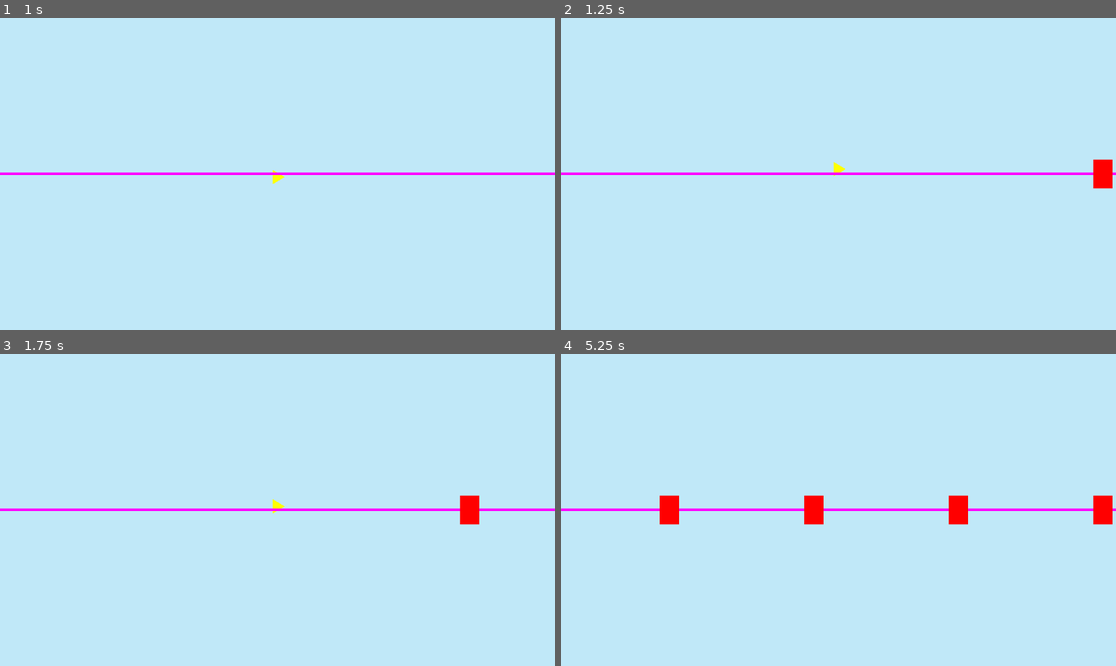
Above: before the commit, frames 1-4 (two rows, left to right).
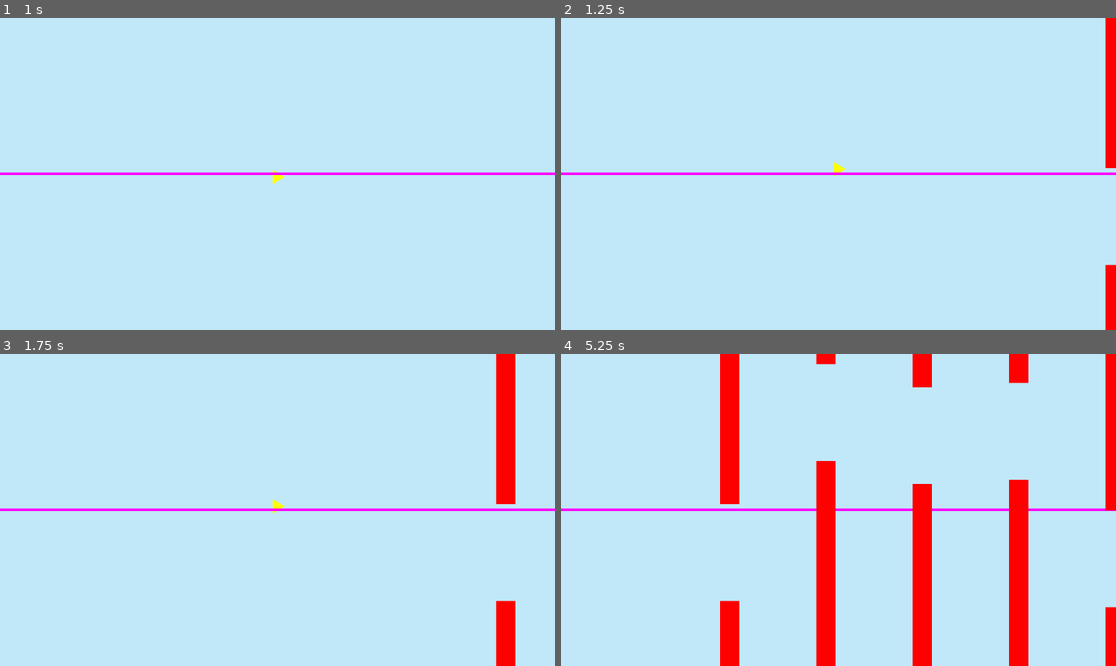
Above: after the commit, the same moments.

Repository: 6plosive/flappy-bird
Game: Godot game, scene res://game.tscn
Two runs of this game, one before a commit and one after it. Both use one fixed random seed, a clock stepped at 60 frames per second and the inputs below.
Inputs:
- Up to frame 1 (1 s): tap Enter (ui_accept) at 0.5, 0.77 s
- Up to frame 2 (1.25 s): no input
- Up to frame 3 (1.75 s): tap Enter (ui_accept) at 1.52 s
- Up to frame 4 (5.25 s): tap Enter (ui_accept) at 3.02, 3.77, 4.52 s

Frame 1 is identical in both runs. In frame 2, 1.6% of the frame differs, in the area x 95-100%, y 0-100%; in frame 3, 2.8%; in frame 4, 12%, in the area x 17-100%, y 0-100%.

Commit message:
Implement dynamic pillar spawning with adjustable gap and height calculations

Diff:
--- a/game.gd
+++ b/game.gd
@@ -1,13 +1,26 @@
 extends Node2D
 
 var Pillar = preload("res://pillar.tscn")
+var gap:float = 100
 
 func spawn_pillar():
+	var screen_height = DisplayServer.window_get_size().y # Gets current window height
+
 	var bottomPiller = Pillar.instantiate()
-	bottomPiller.initialPosition = Vector2(1200,324);
-	bottomPiller.height = 30;
-	#bottomPiller.position = Vector2(1200, 300) # Right side of screen
+	var topPiller = Pillar.instantiate()
+
+	var gapHeight = randf_range(gap, screen_height - gap) # 100-548
+	var bottom_height = gapHeight - gap / 2
+	var top_height = screen_height - gapHeight - gap / 2
+
+	bottomPiller.initialPosition = Vector2(1200, screen_height)
+	bottomPiller.pillarHeight = bottom_height - gap / 2
 	add_child(bottomPiller)
+
+	topPiller.initialPosition = Vector2(1200, 0)
+	topPiller.pillarHeight = top_height - gap / 2
+	add_child(topPiller)
+
 
 	# Add collision detection in pillar scene
 	#pillar.body_entered.connect(func(body):
@@ -18,17 +31,16 @@
 
 # Called when the node enters the scene tree for the first time.
 func _ready() -> void:
-	var screen_height = DisplayServer.window_get_size().y # Gets current window height
-
-	print_debug(screen_height)
+	#print_debug(screen_height)
 	pass # Replace with function body.
 	#spawn_pillar()
 
 # Called every frame. 'delta' is the elapsed time since the previous frame.
-func _process(delta: float) -> void:
+func _process(_delta: float) -> void:
 	pass
 
 
 func _on_spawn_timer_timeout() -> void:
 	#pass # Replace with function body.
+	print_debug("spawned lol")
 	spawn_pillar()
--- a/game.tscn
+++ b/game.tscn
@@ -1,8 +1,7 @@
-[gd_scene load_steps=4 format=3 uid="uid://emcr02akf7ja"]
+[gd_scene load_steps=3 format=3 uid="uid://emcr02akf7ja"]
 
 [ext_resource type="Script" path="res://game.gd" id="1_5yo28"]
 [ext_resource type="PackedScene" uid="uid://cxalg1laay5kh" path="res://bird.tscn" id="1_dqe2v"]
-[ext_resource type="PackedScene" uid="uid://c8bnav7h6u233" path="res://pillar.tscn" id="3_7lmun"]
 
 [node name="Game" type="Node2D"]
 script = ExtResource("1_5yo28")
@@ -16,8 +15,6 @@
 [node name="Bird" parent="." instance=ExtResource("1_dqe2v")]
 position = Vector2(576, 324)
 
-[node name="Area2D" parent="." instance=ExtResource("3_7lmun")]
-
 [node name="SpawnTimer" type="Timer" parent="."]
 autostart = true
 
--- a/pillar.gd
+++ b/pillar.gd
@@ -1,25 +1,27 @@
 extends Area2D
 
-@export var height: int # Allows setting from inspector and code
+@export var pillarHeight: int # Allows setting from inspector and code
 @export var initialPosition: Vector2 # Allows setting from inspector and code
+
+@export var speed = 200
 
 
 # Called when the node enters the scene tree for the first time.
 func _ready() -> void:
 	#var random_height = randf_range(100, 200)
 	position = initialPosition
-	$ColorRect.size.y = height * 2
-	print_debug(height)
-	$ColorRect.position.y = -height
-	$CollisionShape2D.shape.size.y = height * 2
-	# Center the collision shape with the new height
-	#$CollisionShape2D.position.y = height
+	$ColorRect.size.y = pillarHeight * 2
+	$ColorRect.position.y = -pillarHeight
+	# $CollisionShape2D.shape.size.y = pillarHeight * 2
+	var new_shape = RectangleShape2D.new()
+	new_shape.extents = Vector2($CollisionShape2D.shape.extents.x, pillarHeight)
+	$CollisionShape2D.shape = new_shape
 
 # Called every frame. 'delta' is the elapsed time since the previous frame.
 func _process(delta: float) -> void:
 	pass
 
 func _physics_process(delta):
-	position.x -= 5
+	position.x -= speed * delta
 	if position.x < -100:
 		queue_free()
